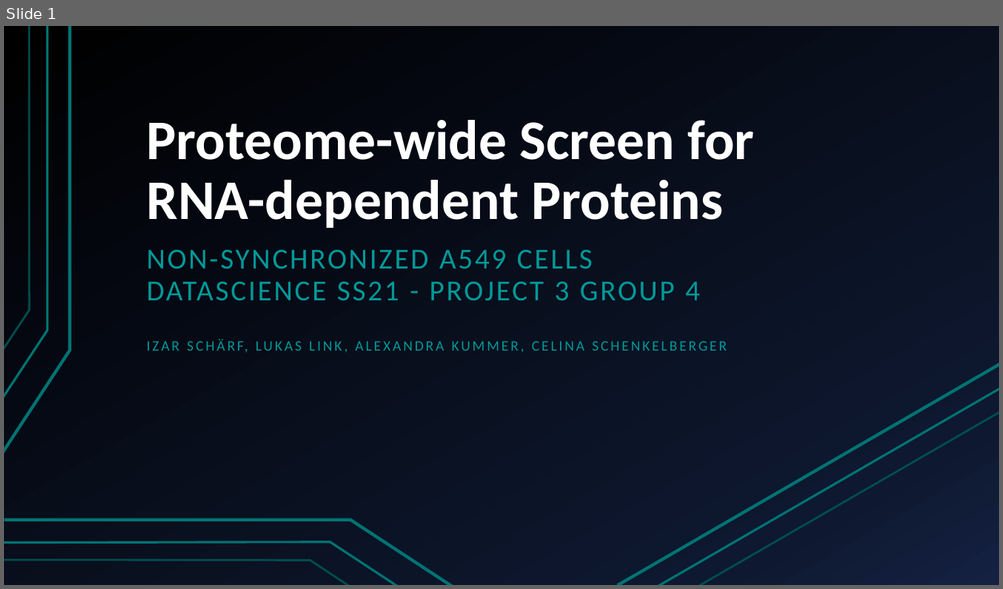
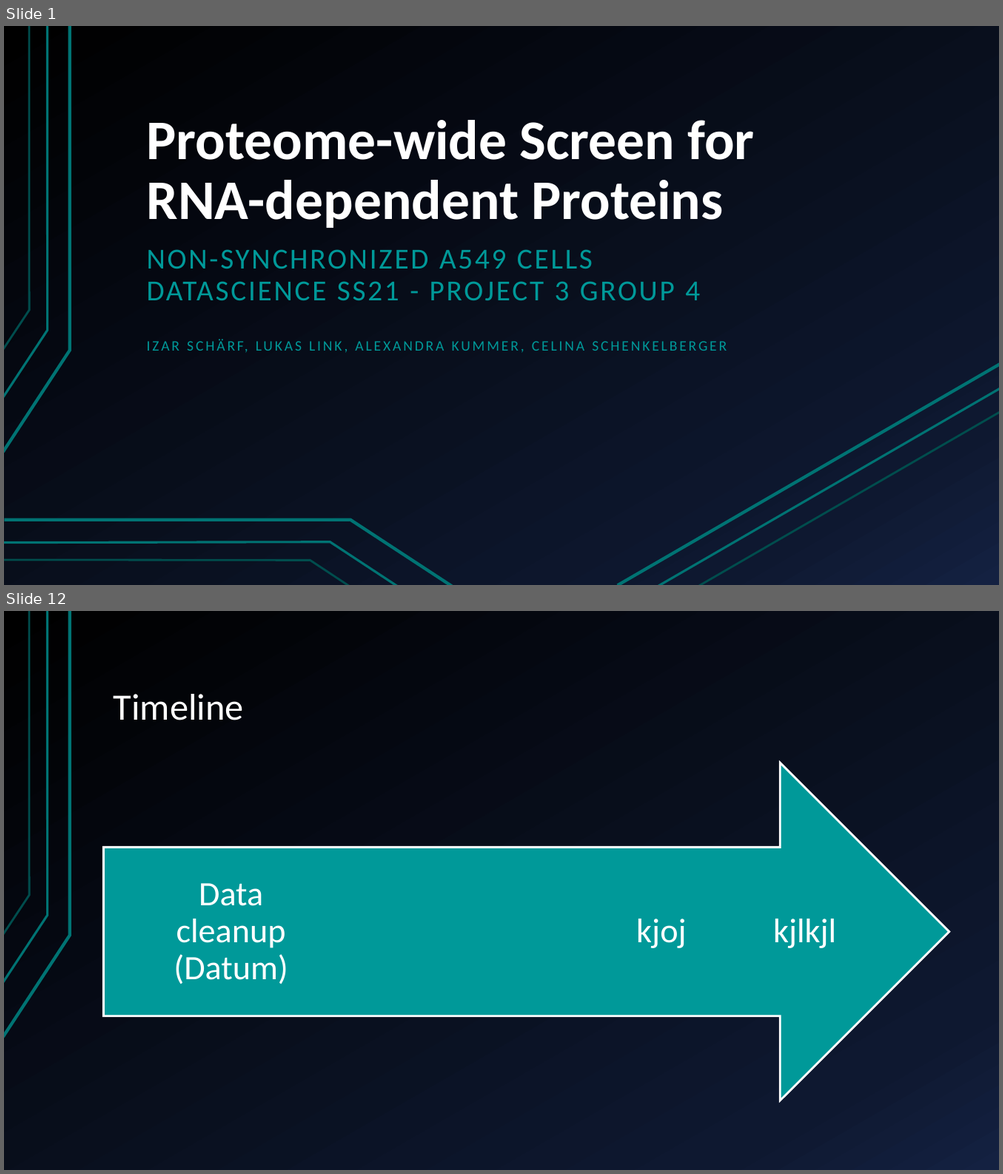
Before and after one commit to AlexandraKummer/2021-topic-03-team-04, a slide deck: Project proposal.pptx. Shown one above the other, each under a label of ours: slide 1 before the commit, slides 1 and 12 after it; the slides between them are not shown. The pictures are 1003x589 and 1003x1174 pixels, drawn with LibreOffice and Linux fonts; fonts in the diff are those of the drawing. Boxes give left, top, right and bottom in pixels: in the first picture for what was removed or moved away, otherwise in the second. Text is boxed around its words. In the diff, an @@ line names an element or a change of style, - is before the commit and + after.

```diff
--- a/Project proposal.pptx
+++ b/Project proposal.pptx
@@ slide 12 added at [4, 611, 999, 1170], background gradient #000000 to #0F1931 to #142242; not listed: 3 template elements that a slide beside it also shows @@
@@ title added at [114, 694, 244, 721], 36 pt, text #FFFFFF @@
+Timeline
@@ group added at [103, 763, 948, 1101]: 3 texts, 1 right arrow @@
+kjlkjl
+kjoj
+Data cleanup (Datum)
```
Also in this commit, not shown: 4 slides changed, 6 other slides added, 6 slides removed.
